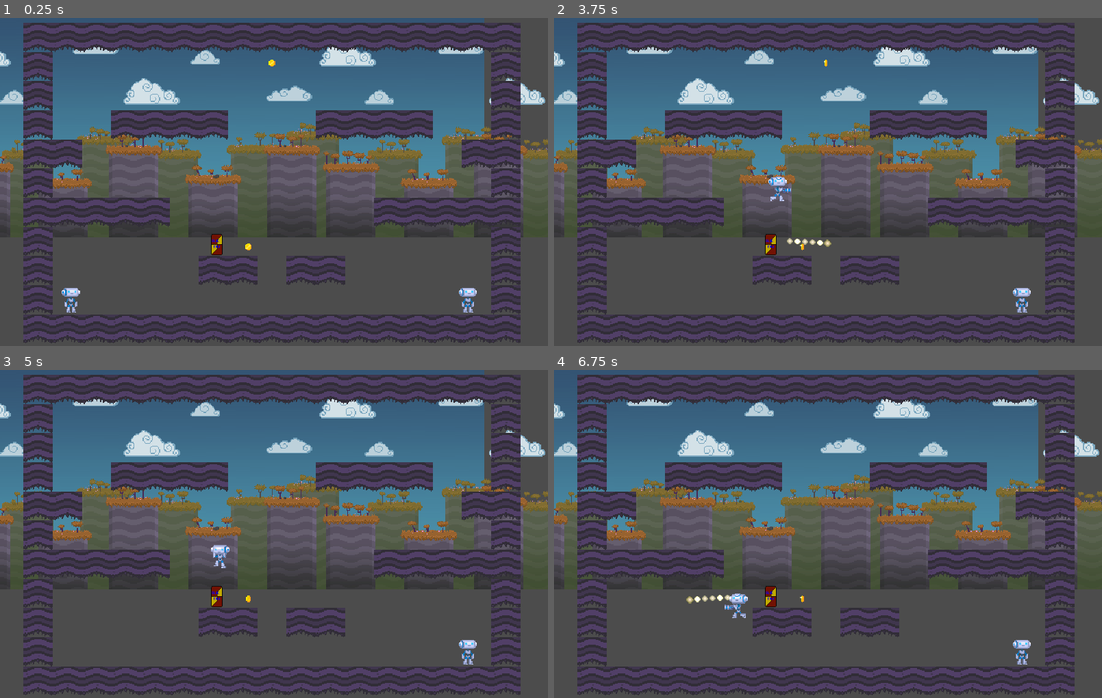
Above: before the commit, frames 1-4 (two rows, left to right).
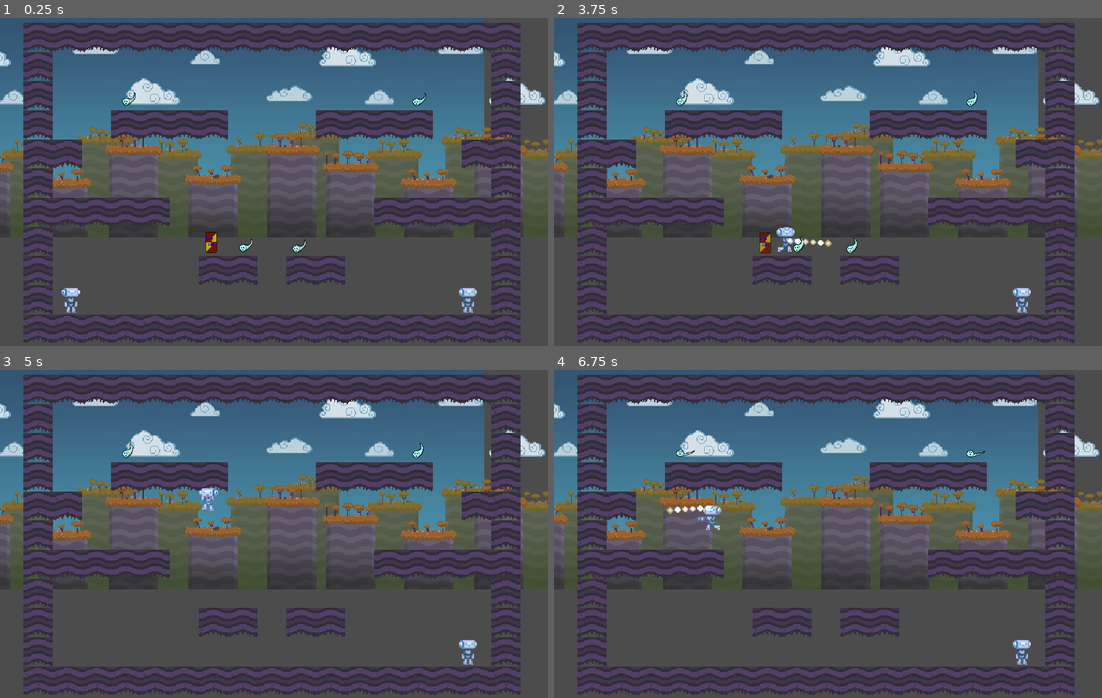
Above: after the commit, the same moments.

Repository: BrunoPardo3596/Desfragmentado
Game: Godot game, scene res://Stage.tscn
The game is run twice, just before and just after one commit, with the same random seed, the same clock (stepped at 60 frames per second) and the same inputs.
Inputs:
- Up to frame 1 (0.25 s): no input
- Up to frame 2 (3.75 s): tap Enter (shoot2) at 0.5, 1.35, 2.85 s; hold Right (move_right) 0.53-2.03 s; tap Space (shoot) at 0.6, 2.1, 3.6 s; tap Up (jump) at 0.77, 1.52, 3.02 s; hold Left (move_left) 2.03-2.78 s; hold Right (move_right) from 2.78 s (still down)
- Up to frame 3 (5 s): tap Up (jump) at 3.77, 4.52 s; release Right (move_right) at 4.28 s; hold Left (move_left) from 4.28 s (still down); tap Enter (shoot2) at 4.35 s
- Up to frame 4 (6.75 s): release Left (move_left) at 5.03 s; hold Right (move_right) 5.03-5.78 s; tap Space (shoot) at 5.1, 6.6 s; hold Left (move_left) from 5.78 s (still down); tap Enter (shoot2) at 5.85 s; tap Up (jump) at 6.02 s

The runs differ from the first frame. In frame 1, 0.4% of the frame differs, in the area x 22-78%, y 12-73%; in frame 2, 0.7%; in frame 3, 0.5%; in frame 4, 0.7%.

Commit message:
Implement more item logic

Diff:
--- /dev/null
+++ b/Item/blue_cow/Blue_Cow.tscn
@@ -0,0 +1,77 @@
+[gd_scene load_steps=7 format=2]
+
+[ext_resource path="res://Item/blue_cow/blue_cow.gd" type="Script" id=1]
+[ext_resource path="res://Item/blue_cow/Blue_Cow.png" type="Texture" id=2]
+
+[sub_resource type="Animation" id=1]
+resource_name = "idle"
+length = 2.0
+loop = true
+tracks/0/type = "value"
+tracks/0/path = NodePath("AnimatedSprite:position")
+tracks/0/interp = 1
+tracks/0/loop_wrap = true
+tracks/0/imported = false
+tracks/0/enabled = true
+tracks/0/keys = {
+"times": PoolRealArray( 0.5, 1.5 ),
+"transitions": PoolRealArray( 1, 1 ),
+"update": 0,
+"values": [ Vector2( 2.546, 0.5 ), Vector2( 2.546, 2.5 ) ]
+}
+
+[sub_resource type="Animation" id=2]
+resource_name = "taken"
+tracks/0/type = "value"
+tracks/0/path = NodePath("AnimatedSprite:self_modulate")
+tracks/0/interp = 1
+tracks/0/loop_wrap = true
+tracks/0/imported = false
+tracks/0/enabled = true
+tracks/0/keys = {
+"times": PoolRealArray( 0, 0.7 ),
+"transitions": PoolRealArray( 1, 1 ),
+"update": 0,
+"values": [ Color( 1, 1, 1, 1 ), Color( 1, 1, 1, 0 ) ]
+}
+tracks/1/type = "method"
+tracks/1/path = NodePath(".")
+tracks/1/interp = 1
+tracks/1/loop_wrap = true
+tracks/1/imported = false
+tracks/1/enabled = true
+tracks/1/keys = {
+"times": PoolRealArray( 0.9 ),
+"transitions": PoolRealArray( 1 ),
+"values": [ {
+"args": [  ],
+"method": "queue_free"
+} ]
+}
+
+[sub_resource type="SpriteFrames" id=3]
+animations = [ {
+"frames": [ ExtResource( 2 ) ],
+"loop": true,
+"name": "default",
+"speed": 5.0
+} ]
+
+[sub_resource type="RectangleShape2D" id=4]
+extents = Vector2( 12.2205, 22.7766 )
+
+[node name="Blue_Cow" type="Area2D"]
+script = ExtResource( 1 )
+
+[node name="Anim" type="AnimationPlayer" parent="."]
+autoplay = "idle"
+anims/idle = SubResource( 1 )
+anims/taken = SubResource( 2 )
+
+[node name="AnimatedSprite" type="AnimatedSprite" parent="."]
+position = Vector2( 2.546, 0.923107 )
+frames = SubResource( 3 )
+
+[node name="CollisionShape2D" type="CollisionShape2D" parent="."]
+position = Vector2( 0, -0.00770092 )
+shape = SubResource( 4 )
--- /dev/null
+++ b/Item/blue_cow/blue_cow.gd
@@ -0,0 +1,13 @@
+extends "res://Item/generic_item.gd"
+
+# Declare member variables here. Examples:
+# var a = 2
+# var b = "text"
+
+# Called when the node enters the scene tree for the first time.
+func _ready():
+	ITEM_NAME = "blue_cow"
+
+# Called every frame. 'delta' is the elapsed time since the previous frame.
+#func _process(delta):
+#	pass
--- a/Item/generic_item.gd
+++ b/Item/generic_item.gd
@@ -17,5 +17,5 @@
 		#($Anim as AnimationPlayer).play("taken")
 		if body.has_method("get_item"):
 			body.call("get_item", ITEM_NAME)
+			(get_node("Anim") as AnimationPlayer).play("taken")
 		taken = true
-	pass # Replace with function body.
--- /dev/null
+++ b/Item/soul/Soul.tscn
@@ -0,0 +1,85 @@
+[gd_scene load_steps=6 format=2]
+
+[ext_resource path="res://Item/soul/soul.gd" type="Script" id=1]
+[ext_resource path="res://Item/soul/Soul.png" type="Texture" id=2]
+
+[sub_resource type="Animation" id=1]
+resource_name = "idle"
+length = 1.2
+loop = true
+tracks/0/type = "value"
+tracks/0/path = NodePath("Sprite:region_rect")
+tracks/0/interp = 1
+tracks/0/loop_wrap = true
+tracks/0/imported = false
+tracks/0/enabled = true
+tracks/0/keys = {
+"times": PoolRealArray( 0, 0.2, 0.4, 0.6, 0.8, 1, 1.2 ),
+"transitions": PoolRealArray( 1, 1, 1, 1, 1, 1, 1 ),
+"update": 1,
+"values": [ Rect2( 0, 0, 64, 64 ), Rect2( 64, 0, 64, 64 ), Rect2( 0, 64, 64, 64 ), Rect2( 64, 64, 64, 64 ), Rect2( 0, 128, 64, 64 ), Rect2( 64, 128, 64, 64 ), Rect2( 64, 0, 64, 64 ) ]
+}
+tracks/1/type = "value"
+tracks/1/path = NodePath("Sprite:position")
+tracks/1/interp = 1
+tracks/1/loop_wrap = true
+tracks/1/imported = false
+tracks/1/enabled = true
+tracks/1/keys = {
+"times": PoolRealArray( 0, 0.6 ),
+"transitions": PoolRealArray( 1, 1 ),
+"update": 0,
+"values": [ Vector2( 0, 0 ), Vector2( 0, -5 ) ]
+}
+
+[sub_resource type="Animation" id=3]
+resource_name = "taken"
+tracks/0/type = "value"
+tracks/0/path = NodePath("Sprite:self_modulate")
+tracks/0/interp = 1
+tracks/0/loop_wrap = true
+tracks/0/imported = false
+tracks/0/enabled = true
+tracks/0/keys = {
+"times": PoolRealArray( 0, 0.7 ),
+"transitions": PoolRealArray( 1, 1 ),
+"update": 0,
+"values": [ Color( 1, 1, 1, 1 ), Color( 1, 1, 1, 0 ) ]
+}
+tracks/1/type = "method"
+tracks/1/path = NodePath(".")
+tracks/1/interp = 1
+tracks/1/loop_wrap = true
+tracks/1/imported = false
+tracks/1/enabled = true
+tracks/1/keys = {
+"times": PoolRealArray( 0.9 ),
+"transitions": PoolRealArray( 1 ),
+"values": [ {
+"args": [  ],
+"method": "queue_free"
+} ]
+}
+
+[sub_resource type="CapsuleShape2D" id=2]
+radius = 16.2966
+height = 10.2866
+
+[node name="Soul" type="Area2D"]
+script = ExtResource( 1 )
+
+[node name="Anim" type="AnimationPlayer" parent="."]
+autoplay = "idle"
+anims/idle = SubResource( 1 )
+anims/taken = SubResource( 3 )
+
+[node name="CollisionShape2D" type="CollisionShape2D" parent="."]
+position = Vector2( 3.9014, -4.38905 )
+rotation = 1.5708
+shape = SubResource( 2 )
+
+[node name="Sprite" type="Sprite" parent="."]
+position = Vector2( 0, -2.30868 )
+texture = ExtResource( 2 )
+region_enabled = true
+region_rect = Rect2( 0, 128, 64, 64 )
--- a/Item/blue_cow.gd
+++ b/Item/soul/soul.gd
@@ -6,7 +6,7 @@
 
 # Called when the node enters the scene tree for the first time.
 func _ready():
-	ITEM_NAME = "blue_cow"
+	ITEM_NAME = "soul"
 
 # Called every frame. 'delta' is the elapsed time since the previous frame.
 #func _process(delta):
--- a/Stage.tscn
+++ b/Stage.tscn
@@ -1,30 +1,20 @@
-[gd_scene load_steps=17 format=2]
+[gd_scene load_steps=16 format=2]
 
 [ext_resource path="res://TileSet.tres" type="TileSet" id=1]
 [ext_resource path="res://coin/Coin.tscn" type="PackedScene" id=2]
-[ext_resource path="res://Item/generic_item.gd" type="Script" id=3]
+[ext_resource path="res://Item/soul/soul.gd" type="Script" id=3]
 [ext_resource path="res://platform/MovingPlatform.tscn" type="PackedScene" id=4]
 [ext_resource path="res://platform/OneWayPlatform.tscn" type="PackedScene" id=5]
 [ext_resource path="res://player/Player.tscn" type="PackedScene" id=6]
 [ext_resource path="res://player/Player1.gd" type="Script" id=7]
 [ext_resource path="res://player/Player2.gd" type="Script" id=8]
-[ext_resource path="res://Camera2D.gd" type="Script" id=9]
-[ext_resource path="res://enemy/Enemy.tscn" type="PackedScene" id=10]
-[ext_resource path="res://Item/blue_cow.gd" type="Script" id=11]
-[ext_resource path="res://Item/Blue_Cow.png" type="Texture" id=12]
-[ext_resource path="res://background/ParallaxBg.tscn" type="PackedScene" id=13]
-[ext_resource path="res://audio/music.ogg" type="AudioStream" id=14]
-
-[sub_resource type="SpriteFrames" id=1]
-animations = [ {
-"frames": [ ExtResource( 12 ) ],
-"loop": true,
-"name": "default",
-"speed": 5.0
-} ]
-
-[sub_resource type="RectangleShape2D" id=2]
-extents = Vector2( 11.2102, 22.9558 )
+[ext_resource path="res://Item/blue_cow/Blue_Cow.tscn" type="PackedScene" id=9]
+[ext_resource path="res://Item/soul/Soul.tscn" type="PackedScene" id=10]
+[ext_resource path="res://Item/blue_cow/blue_cow.gd" type="Script" id=11]
+[ext_resource path="res://Camera2D.gd" type="Script" id=12]
+[ext_resource path="res://enemy/Enemy.tscn" type="PackedScene" id=13]
+[ext_resource path="res://background/ParallaxBg.tscn" type="PackedScene" id=14]
+[ext_resource path="res://audio/music.ogg" type="AudioStream" id=15]
 
 [node name="Stage" type="Node"]
 
@@ -46,7 +36,7 @@
 position = Vector2( 545.186, 2007.34 )
 
 [node name="Coin44" parent="Coins" instance=ExtResource( 2 )]
-position = Vector2( 493.383, 2410.98 )
+position = Vector2( 577.593, 2009.93 )
 script = ExtResource( 3 )
 
 [node name="Coin2" parent="Coins" instance=ExtResource( 2 )]
@@ -285,73 +275,81 @@
 [node name="Player2" parent="." instance=ExtResource( 6 )]
 position = Vector2( 981.132, 2514.86 )
 script = ExtResource( 8 )
+
+[node name="Blue_Cow" parent="." instance=ExtResource( 9 )]
+position = Vector2( 411.051, 2401.77 )
+
+[node name="Soul" parent="." instance=ExtResource( 10 )]
+position = Vector2( 229.695, 2091.85 )
+
+[node name="Soul2" parent="." instance=ExtResource( 10 )]
+position = Vector2( 602.326, 2415.01 )
+
+[node name="Soul3" parent="." instance=ExtResource( 10 )]
+position = Vector2( 485.484, 2412.91 )
+
+[node name="Soul4" parent="." instance=ExtResource( 10 )]
+position = Vector2( 865.484, 2092.91 )
+
+[node name="Area2D" type="Area2D" parent="."]
+position = Vector2( 592.603, 2263.13 )
+script = ExtResource( 11 )
 
 [node name="Camera2D" type="Camera2D" parent="."]
 position = Vector2( 548.708, 2269.33 )
 scale = Vector2( 1, 0.993635 )
 current = true
 zoom = Vector2( 1.5, 1.5 )
-script = ExtResource( 9 )
+script = ExtResource( 12 )
 
 [node name="Enemies" type="Node" parent="."]
 editor/display_folded = true
 
-[node name="Enemy1" parent="Enemies" instance=ExtResource( 10 )]
+[node name="Enemy1" parent="Enemies" instance=ExtResource( 13 )]
 visible = false
 position = Vector2( 734.693, 1064.22 )
 
-[node name="Enemy2" parent="Enemies" instance=ExtResource( 10 )]
+[node name="Enemy2" parent="Enemies" instance=ExtResource( 13 )]
 visible = false
 position = Vector2( 813.673, 1328.74 )
 
-[node name="Enemy3" parent="Enemies" instance=ExtResource( 10 )]
+[node name="Enemy3" parent="Enemies" instance=ExtResource( 13 )]
 visible = false
 position = Vector2( 1125.21, 1053.06 )
 
-[node name="Enemy4" parent="Enemies" instance=ExtResource( 10 )]
+[node name="Enemy4" parent="Enemies" instance=ExtResource( 13 )]
 visible = false
 position = Vector2( 1292.11, 1059.24 )
 
-[node name="Enemy5" parent="Enemies" instance=ExtResource( 10 )]
+[node name="Enemy5" parent="Enemies" instance=ExtResource( 13 )]
 visible = false
 position = Vector2( 968.927, 766.466 )
 
-[node name="Enemy6" parent="Enemies" instance=ExtResource( 10 )]
+[node name="Enemy6" parent="Enemies" instance=ExtResource( 13 )]
 visible = false
 position = Vector2( 3080.34, 1807.61 )
 
-[node name="Enemy7" parent="Enemies" instance=ExtResource( 10 )]
+[node name="Enemy7" parent="Enemies" instance=ExtResource( 13 )]
 visible = false
 position = Vector2( 1457.6, 688.741 )
 
-[node name="Enemy8" parent="Enemies" instance=ExtResource( 10 )]
+[node name="Enemy8" parent="Enemies" instance=ExtResource( 13 )]
 visible = false
 position = Vector2( 1264.06, 571.713 )
 
-[node name="Enemy9" parent="Enemies" instance=ExtResource( 10 )]
+[node name="Enemy9" parent="Enemies" instance=ExtResource( 13 )]
 visible = false
 position = Vector2( 3590.85, 1114.86 )
 
-[node name="Enemy10" parent="Enemies" instance=ExtResource( 10 )]
+[node name="Enemy10" parent="Enemies" instance=ExtResource( 13 )]
 visible = false
 position = Vector2( 3546.2, 1356.19 )
 
-[node name="Enemy11" parent="Enemies" instance=ExtResource( 10 )]
+[node name="Enemy11" parent="Enemies" instance=ExtResource( 13 )]
 visible = false
 position = Vector2( 2215.3, 1429.39 )
 
-[node name="Area2D" type="Area2D" parent="."]
-position = Vector2( 425.889, 2407.87 )
-script = ExtResource( 11 )
-
-[node name="AnimatedSprite" type="AnimatedSprite" parent="Area2D"]
-frames = SubResource( 1 )
-
-[node name="CollisionShape2D" type="CollisionShape2D" parent="Area2D"]
-position = Vector2( -2.14044, -1.18896 )
-shape = SubResource( 2 )
-
-[node name="ParallaxBg" parent="." instance=ExtResource( 13 )]
+[node name="ParallaxBg" parent="." instance=ExtResource( 14 )]
 
 [node name="Label" type="Label" parent="."]
 margin_left = 12.0
@@ -364,6 +362,11 @@
 autowrap = true
 
 [node name="Music" type="AudioStreamPlayer" parent="."]
-stream = ExtResource( 14 )
+stream = ExtResource( 15 )
 [connection signal="body_entered" from="Coins/Coin44" to="Coins/Coin44" method="_on_item_body_entered"]
+[connection signal="body_entered" from="Blue_Cow" to="Blue_Cow" method="_on_item_body_entered"]
+[connection signal="body_entered" from="Soul" to="Soul" method="_on_item_body_entered"]
+[connection signal="body_entered" from="Soul2" to="Soul2" method="_on_item_body_entered"]
+[connection signal="body_entered" from="Soul3" to="Soul3" method="_on_item_body_entered"]
+[connection signal="body_entered" from="Soul4" to="Soul4" method="_on_item_body_entered"]
 [connection signal="body_entered" from="Area2D" to="Area2D" method="_on_item_body_entered"]
--- a/coin/Coin.tscn
+++ b/coin/Coin.tscn
@@ -24,7 +24,6 @@
 }
 
 [sub_resource type="Animation" id=2]
-length = 8.0
 step = 0.0
 tracks/0/type = "value"
 tracks/0/path = NodePath("Sprite:frame")
@@ -45,7 +44,7 @@
 tracks/1/imported = false
 tracks/1/enabled = true
 tracks/1/keys = {
-"times": PoolRealArray( 2.7 ),
+"times": PoolRealArray( 0.93 ),
 "transitions": PoolRealArray( 1 ),
 "values": [ {
 "args": [  ],
@@ -109,9 +108,11 @@
 color_ramp = SubResource( 5 )
 
 [node name="Coin" type="Area2D"]
+linear_damp = 3.78
 script = ExtResource( 1 )
 
 [node name="Sprite" type="Sprite" parent="."]
+self_modulate = Color( 1, 1, 1, 0 )
 position = Vector2( 0.175125, 0.82119 )
 texture = ExtResource( 2 )
 hframes = 4
@@ -129,6 +130,7 @@
 
 [node name="Particles" type="Particles2D" parent="."]
 material = SubResource( 4 )
+emitting = false
 lifetime = 2.0
 explosiveness = 1.0
 draw_order = 65793
--- a/player/Player.tscn
+++ b/player/Player.tscn
@@ -192,7 +192,7 @@
 texture = ExtResource( 2 )
 vframes = 2
 hframes = 16
-frame = 22
+frame = 26
 
 [node name="Smoke" type="Node2D" parent="Sprite"]
 position = Vector2( 20.7312, 3.21187 )
--- a/player/player.gd
+++ b/player/player.gd
@@ -17,6 +17,8 @@
 var SHOOT_BUTTON
 var linear_vel = Vector2()
 var shoot_time = 99999 # time since last shot
+var blue_cow_timer = 0
+var souls = 0
 
 var anim = ""
 
@@ -27,8 +29,12 @@
 
 
 func _physics_process(delta):
+	print(souls)
 	# Increment counters
 	shoot_time += delta
+	if(blue_cow_timer > 0):
+		blue_cow_timer -= delta
+	print(blue_cow_timer)
 
 	### MOVEMENT ###
 
@@ -48,12 +54,20 @@
 	if Input.is_action_pressed(RIGHT_BUTTON):
 		target_speed = 1.2
 
+	if(blue_cow_timer > 0):
+		target_speed *= 1.5
+
 	target_speed *= WALK_SPEED
 	linear_vel.x = lerp(linear_vel.x, target_speed, 0.5)
 
+
+
 	# Jumping
 	if on_floor and Input.is_action_just_pressed(JUMP_BUTTON):
-		linear_vel.y = -JUMP_SPEED
+		if(blue_cow_timer > 0):
+			linear_vel.y = -JUMP_SPEED * 1.5
+		else:
+			linear_vel.y = -JUMP_SPEED
 		($SoundJump as AudioStreamPlayer2D).play()
 
 	# Shooting
@@ -82,9 +96,9 @@
 		# We want the character to immediately change facing side when the player
 		# tries to change direction, during air control.
 		# This allows for example the player to shoot quickly left then right.
-		if Input.is_action_pressed("move_left") and not Input.is_action_pressed("move_right"):
+		if Input.is_action_pressed(LEFT_BUTTON) and not Input.is_action_pressed(RIGHT_BUTTON):
 			sprite.scale.x = -1
-		if Input.is_action_pressed("move_right") and not Input.is_action_pressed("move_left"):
+		if Input.is_action_pressed(RIGHT_BUTTON) and not Input.is_action_pressed(LEFT_BUTTON):
 			sprite.scale.x = 1
 
 		if linear_vel.y < 0:
@@ -101,8 +115,11 @@
 
 func get_item(item_name):
 	print(item_name)
-	if(item_name == "blue_cow"):
-		linear_vel.y = -1000
+	match(item_name):
+		"blue_cow":
+			blue_cow_timer = 5
+		"soul":
+			souls += 1
 
 func hit_by_bullet(positionBullet):
 	if(positionBullet.x > position.x):
Binary file added: Item/Contract.png
Not shown, added: Item/Contract.png.import
Binary file added: Item/Defrag-Pill.png
Not shown, added: Item/Defrag-Pill.png.import
Renamed: Item/Blue_Cow.png -> Item/blue_cow/Blue_Cow.png
Not shown, added: Item/blue_cow/Blue_Cow.png.import
Binary file added: Item/catalizador.png
Not shown, added: Item/catalizador.png.import
Binary file added: Item/memoriaMarcante.png
Not shown, changed: Item/memoriaMarcante.png.import
Binary file added: Item/scythe.png
Not shown, added: Item/scythe.png.import
(and 4 more such lines)
